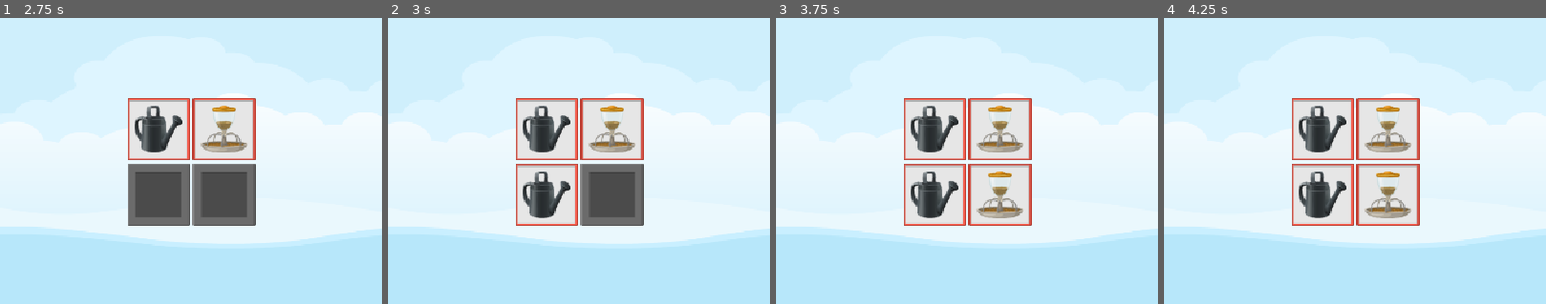
Above: before the commit, frames 1-4 (left to right).
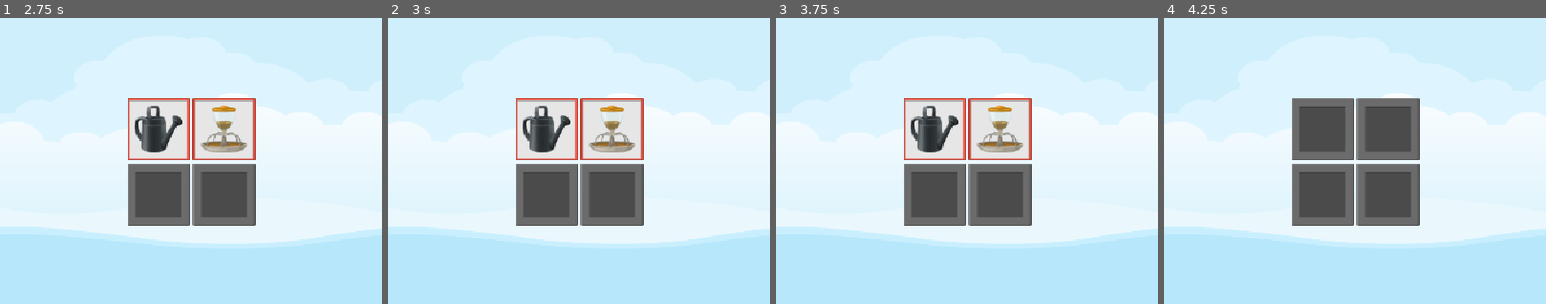
Above: after the commit, the same moments.

Repository: LHO-Developments/Godot-Projects
Game: Godot game, scene res://Scenes/Master/Master.tscn
The game is run twice, just before and just after one commit, with the same random seed, the same clock (stepped at 60 frames per second) and the same inputs.
Inputs (mouse positions are % of the whole screen's width and height, from its top left):
- Up to frame 1 (2.75 s): click "2x2" at 0.5 s; click (25, 44) at 1.25 s; click (34, 44) at 2.02 s
- Up to frame 2 (3 s): click (25, 56) at 2.77 s
- Up to frame 3 (3.75 s): click (34, 56) at 3.52 s
- Up to frame 4 (4.25 s): no input
The pictures show only the part of the screen within x 5-55%, y 25-75%; the shares and areas given below are measured in that part.

Frame 1 is identical in both runs. In frame 2, 3.1% of the frame differs, in the area x 33-50%, y 51-73%; in frame 3, 6.7%; in frame 4, 13%, in the area x 33-67%, y 28-73%.

Commit message:
add logic to select card by pair

Diff:
--- a/Memory Madness/memory-madness/Globals/signal_hub.gd
+++ b/Memory Madness/memory-madness/Globals/signal_hub.gd
@@ -2,9 +2,13 @@
 
 signal on_level_selected(level_setting: LevelSetting);
 signal on_game_exit_pressed;
+signal on_tile_selected(tile: MemoryTile);
 
 func emit_on_level_selected(level_setting: LevelSetting) -> void:
 	on_level_selected.emit(level_setting);
 
 func emit_on_game_exit_pressed() -> void:
 	on_game_exit_pressed.emit();
+
+func emit_on_tile_selected(tile: MemoryTile) -> void:
+	on_tile_selected.emit(tile);
--- a/Memory Madness/memory-madness/Scenes/Game/Game.tscn
+++ b/Memory Madness/memory-madness/Scenes/Game/Game.tscn
@@ -5,6 +5,7 @@
 [ext_resource type="Texture2D" uid="uid://dk16kfwtqa4yi" path="res://Assets/ui/blue_button00.png" id="3_y3kpf"]
 [ext_resource type="Texture2D" uid="uid://xk4h4k6palx2" path="res://Assets/ui/yellow_button00.png" id="4_3k6gv"]
 [ext_resource type="Texture2D" uid="uid://ceu42wmi08uyy" path="res://Assets/ui/green_button00.png" id="5_1q8bt"]
+[ext_resource type="PackedScene" uid="uid://bg7l7h8e24g3n" path="res://Scenes/Scorer/Scorer.tscn" id="6_3k6gv"]
 
 [node name="Game" type="Control" unique_id=1934863686]
 layout_mode = 3
@@ -106,4 +107,6 @@
 layout_mode = 2
 size_flags_horizontal = 3
 
+[node name="Scorer" parent="." unique_id=1069322945 instance=ExtResource("6_3k6gv")]
+
 [connection signal="pressed" from="HB/VB/ExitButton" to="." method="_on_exit_button_pressed"]
--- a/Memory Madness/memory-madness/Scenes/MemoryTile/MemoryTile.gd
+++ b/Memory Madness/memory-madness/Scenes/MemoryTile/MemoryTile.gd
@@ -17,4 +17,6 @@
 
 
 func _on_pressed() -> void:
+	if !Scorer.SelectionEnabled: return
 	reveal(true);
+	SignalHub.emit_on_tile_selected(self)
--- /dev/null
+++ b/Memory Madness/memory-madness/Scenes/Scorer/Scorer.gd
@@ -0,0 +1,33 @@
+extends Node
+class_name Scorer;
+
+static var SelectionEnabled: bool = true;
+var _selected_tiles: Array[MemoryTile];
+@onready var reveal_timer: Timer = $RevealTimer
+
+# Called when the node enters the scene tree for the first time.
+func _ready() -> void:
+	SignalHub.on_tile_selected.connect(on_tile_selected);
+	SignalHub.on_game_exit_pressed.connect(on_game_exist_pressed)
+
+func process_pair() -> void:
+	if _selected_tiles.size() != 2: return
+	SelectionEnabled =  false;
+	reveal_timer.start();
+
+func on_tile_selected(tile: MemoryTile) -> void:
+	if !SelectionEnabled: return
+	if tile in _selected_tiles: return
+	_selected_tiles.append(tile);
+	process_pair();
+
+func _on_reveal_timer_timeout() -> void:
+	for tile in _selected_tiles:
+		tile.reveal(false);
+	SelectionEnabled = true;
+	_selected_tiles.clear();
+
+func on_game_exist_pressed() -> void:
+	reveal_timer.stop();
+	_selected_tiles.clear();
+	SelectionEnabled = true;
--- /dev/null
+++ b/Memory Madness/memory-madness/Scenes/Scorer/Scorer.tscn
@@ -0,0 +1,11 @@
+[gd_scene format=3 uid="uid://bg7l7h8e24g3n"]
+
+[ext_resource type="Script" uid="uid://bfmqjidq13mx2" path="res://Scenes/Scorer/Scorer.gd" id="1_pmgxc"]
+
+[node name="Scorer" type="Node" unique_id=1069322945]
+script = ExtResource("1_pmgxc")
+
+[node name="RevealTimer" type="Timer" parent="." unique_id=558045055]
+wait_time = 2.0
+
+[connection signal="timeout" from="RevealTimer" to="." method="_on_reveal_timer_timeout"]
Not shown, added: Memory Madness/memory-madness/Scenes/Scorer/Scorer.gd.uid
